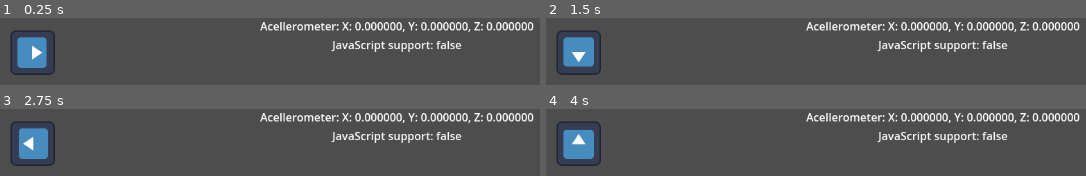
Above: before the commit, frames 1-4 (two rows, left to right).
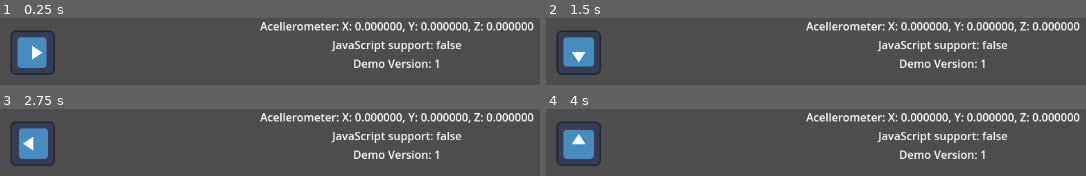
Above: after the commit, the same moments.

Repository: egreenfield323/CS390-group-prototype-2
Game: Godot game, scene res://scenes/test/input_demo.tscn
Same seed, same stepped clock (60 frames per second), same inputs: the game is played once before the commit and once after it. The engine's default icon, where the game draws it, is replaced by a stand-in: a white triangle on a blue panel in a dark square.
Inputs:
- Up to frame 1 (0.25 s): no input
- Up to frame 2 (1.5 s): tap Enter at 0.5 s; tap Space at 1.25 s
- Up to frame 3 (2.75 s): tap Enter at 2 s
- Up to frame 4 (4 s): tap Space at 2.75 s; tap Enter at 3.5 s

The runs differ from the first frame. In frame 1, 1.0% of the frame differs, in the area x 65-82%, y 61-75%; in frame 2, 1.0%; in frame 3, 1.0%; in frame 4, 1.0%.

Commit message:
Add input demo version and fix JS support evaluation

Diff:
--- a/autoload/web_input.gd
+++ b/autoload/web_input.gd
@@ -2,7 +2,7 @@
 # Based on https://github.com/godotengine/godot-proposals/issues/2526
 
 func _init():
-	if !OS.has_feature("web_ios") and !OS.has_feature("web_android"):
+	if !supports_js():
 		return
 	JavaScriptBridge.eval("""
 		var acceleration = { x: 0, y: 0, z: 0 }
@@ -27,7 +27,7 @@
 	""", true)
 
 func get_accelerometer() -> Vector3:
-	if !OS.has_feature('JavaScript'): return Input.get_accelerometer()
+	if !supports_js(): return Input.get_accelerometer()
 
 	var x = JavaScriptBridge.eval('acceleration.x')
 	var y = JavaScriptBridge.eval('acceleration.y')
--- a/scenes/test/input_demo.tscn
+++ b/scenes/test/input_demo.tscn
@@ -37,6 +37,14 @@
 vertical_alignment = 1
 autowrap_mode = 3
 
+[node name="Support2" type="Label" parent="VBox"]
+layout_mode = 2
+size_flags_vertical = 1
+text = "Demo Version: 1"
+horizontal_alignment = 1
+vertical_alignment = 1
+autowrap_mode = 3
+
 [node name="Sprite" type="Sprite2D" parent="."]
 position = Vector2(50, 50)
 scale = Vector2(0.5, 0.5)
Not shown, changed: index.html
Not shown, changed: index.pck
